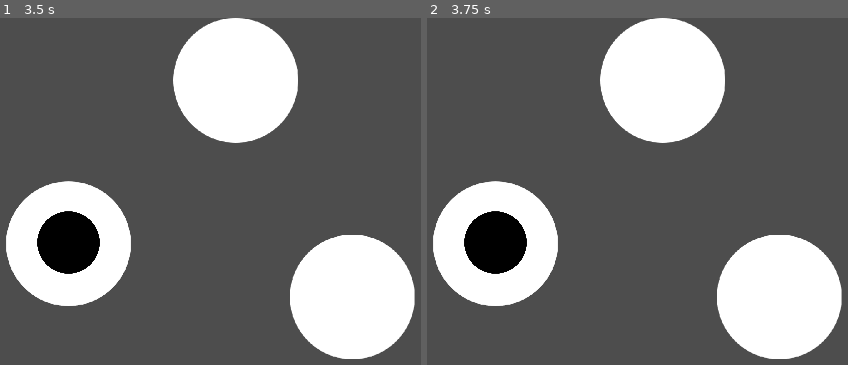
Above: before the commit, frames 1-2 (left to right).
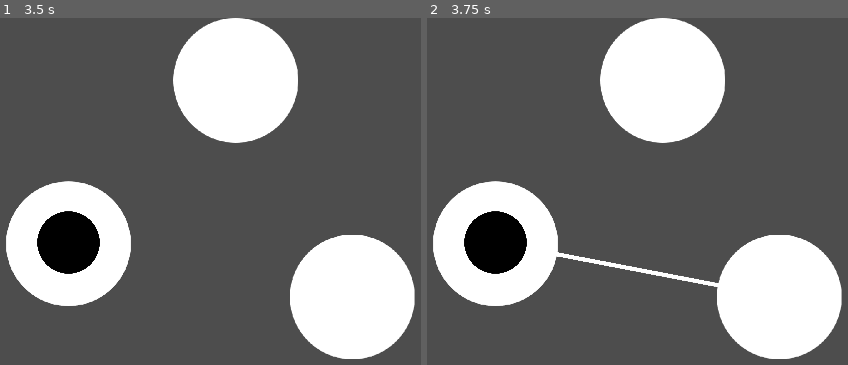
Above: after the commit, the same moments.

Repository: Lukko-Digital/upwell
Game: Godot game, scene res://src/map/map.tscn
Same seed, same stepped clock (60 frames per second), same inputs: the game is played once before the commit and once after it. This scene is started directly instead of the project's main scene.
Inputs (mouse positions are in pixels of both pictures, inside the frame that each line leads up to):
- Up to frame 1 (3.5 s): tap Enter at 0.5, 2 s; move the mouse to (244, 219) at 0.52 s; hold Right mouse button (attract) 0.53-1.28 s; hold D (right) 0.53-2.03 s; click (244, 219) at 0.67 s; tap Space (jump) at 0.77, 1.25, 1.52, 2.75, 3.02 s; move the mouse to (outside the picture) at 1.27 s; tap Shift (boost) at 1.35 s; click (outside the picture) at 1.42 s; move the mouse to (147, 142) at 2.02 s; hold A (left) 2.03-2.78 s; hold E (interact) 2.03-2.78 s; click (147, 142) at 2.17 s; move the mouse to (29, 333) at 2.77 s; hold D (right) from 2.78 s (still down); click (29, 333) at 2.85 s
- Up to frame 2 (3.75 s): keep holding D (right); tap Enter at 3.5 s; move the mouse to (734, 309) at 3.52 s; hold Right mouse button (attract) from 3.53 s (still down); click (734, 309) at 3.67 s

Frame 1 is identical in both runs. In frame 2, 0.5% of the frame differs, in the area x 30-70%, y 67-78%.

Commit message:
draw line when hovering

Diff:
--- a/src/map/map_location.gd
+++ b/src/map/map_location.gd
@@ -1,18 +1,19 @@
 extends Area2D
+class_name MapLocation
 
-# Called when the node enters the scene tree for the first time.
-func _ready() -> void:
-	pass # Replace with function body.
+@onready var player: MapPlayer = get_tree().get_current_scene().get_node("MapPlayer")
 
-# Called every frame. 'delta' is the elapsed time since the previous frame.
-func _process(delta: float) -> void:
-	pass
+# func _ready() -> void:
+# 	print(get_tree().get_current_scene())
+# 	print(get_parent())
 
 func _on_mouse_entered() -> void:
-	pass # Replace with function body.
+	player.location_hovered(self)
 
 func _on_mouse_exited() -> void:
-	pass # Replace with function body.
+	player.location_unhovered(self)
 
-func _on_input_event(viewport: Node, event: InputEvent, shape_idx: int) -> void:
-	pass # Replace with function body.
+func _on_input_event(_viewport: Node, event: InputEvent, _shape_idx: int) -> void:
+	if event is InputEventMouseButton:
+		if event.button_index == MOUSE_BUTTON_LEFT and event.pressed:
+			player.location_selected(self)
--- a/src/map/map_location.tscn
+++ b/src/map/map_location.tscn
@@ -1,14 +1,20 @@
-[gd_scene load_steps=3 format=3 uid="uid://ql7gm3yuyicr"]
+[gd_scene load_steps=4 format=3 uid="uid://ql7gm3yuyicr"]
 
+[ext_resource type="Script" path="res://src/map/map_location.gd" id="1_6ecw0"]
 [ext_resource type="Texture2D" uid="uid://1rj6mhwwxhfv" path="res://assets/white_circle.png" id="1_6qa6q"]
 
 [sub_resource type="CircleShape2D" id="CircleShape2D_i25tr"]
 radius = 150.0
 
 [node name="MapLocation" type="Area2D"]
+script = ExtResource("1_6ecw0")
 
 [node name="Sprite2D" type="Sprite2D" parent="."]
 texture = ExtResource("1_6qa6q")
 
 [node name="CollisionShape2D" type="CollisionShape2D" parent="."]
 shape = SubResource("CircleShape2D_i25tr")
+
+[connection signal="input_event" from="." to="." method="_on_input_event"]
+[connection signal="mouse_entered" from="." to="." method="_on_mouse_entered"]
+[connection signal="mouse_exited" from="." to="." method="_on_mouse_exited"]
--- /dev/null
+++ b/src/map/map_player.gd
@@ -0,0 +1,18 @@
+extends Node2D
+class_name MapPlayer
+
+@onready var line: Line2D = $Line2D
+
+# func _ready() -> void:
+# 	print(line.get_point_count())
+
+func location_hovered(location: MapLocation):
+	if line.get_point_count() < 2:
+		line.add_point(location.position)
+
+func location_unhovered(location: MapLocation):
+	if line.get_point_count() > 1:
+		line.remove_point(1)
+
+func location_selected(location: MapLocation):
+	pass
--- a/src/map/map_player.tscn
+++ b/src/map/map_player.tscn
@@ -1,9 +1,18 @@
-[gd_scene load_steps=2 format=3 uid="uid://d0rlssnvit7w4"]
+[gd_scene load_steps=4 format=3 uid="uid://d0rlssnvit7w4"]
 
+[ext_resource type="Script" path="res://src/map/map_player.gd" id="1_5l3ko"]
 [ext_resource type="Texture2D" uid="uid://clxbaoorybeod" path="res://assets/black_circle.png" id="1_yqatj"]
+[ext_resource type="Texture2D" uid="uid://f0ynwde2b4kt" path="res://assets/tilemap.png" id="2_4tvbb"]
 
 [node name="MapPlayer" type="Node2D"]
+script = ExtResource("1_5l3ko")
 
 [node name="Sprite2D" type="Sprite2D" parent="."]
 scale = Vector2(0.5, 0.5)
 texture = ExtResource("1_yqatj")
+
+[node name="Line2D" type="Line2D" parent="."]
+z_index = -1
+points = PackedVector2Array(0, 0)
+texture = ExtResource("2_4tvbb")
+texture_mode = 1
